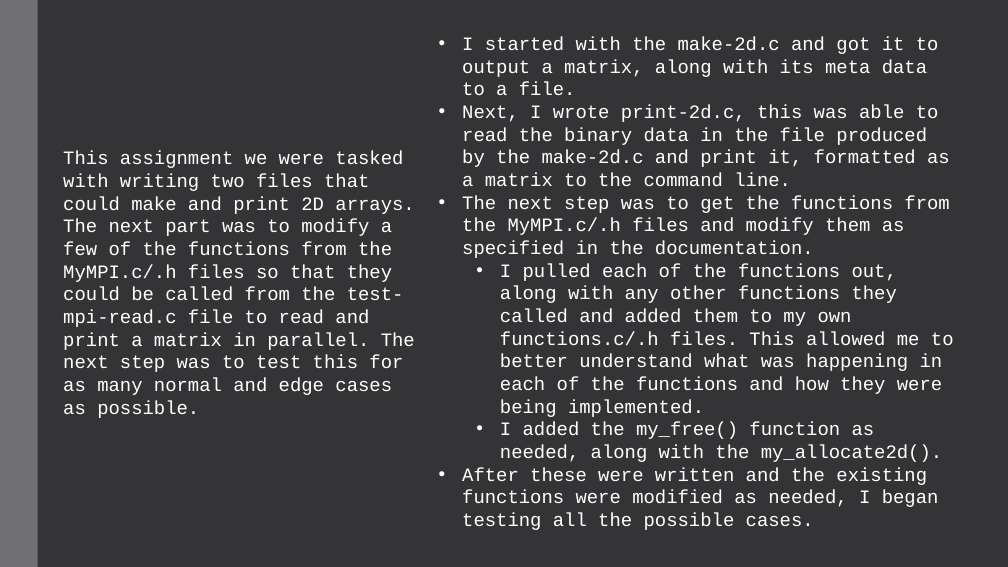
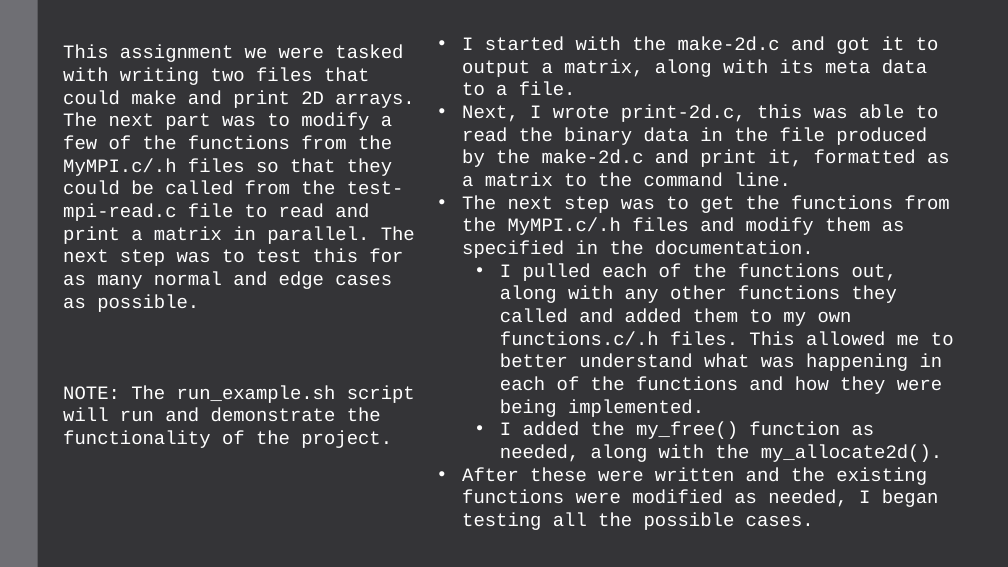
Before and after one commit to McCormick95/CSCI_473_REPO, a slide deck: slide 2 of HW_03/CSCI 473 HW_03.pptx. Drawn at 1008x567 pixels with LibreOffice and Linux fonts; fonts in the diff are those of the drawing. Boxes give left, top, right and bottom in pixels: in the first picture for what was removed or moved away, otherwise in the second. Text is boxed around its words. In the diff, an @@ line names an element or a change of style, - is before the commit and + after.

Commit message:
Updated pptx

```diff
--- a/HW_03/CSCI 473 HW_03.pptx
+++ b/HW_03/CSCI 473 HW_03.pptx
@@ text "This assignment we were tasked ...": place and size @@
-text "This assignment we were tasked ..." at box(63, 151, 415, 418)
+text "This assignment we were tasked ..." at box(63, 45, 415, 448)
@@ text at box(63, 385, 415, 448): paragraph added @@
+NOTE: The run_example.sh script will run and demonstrate the functionality of the project.
```
